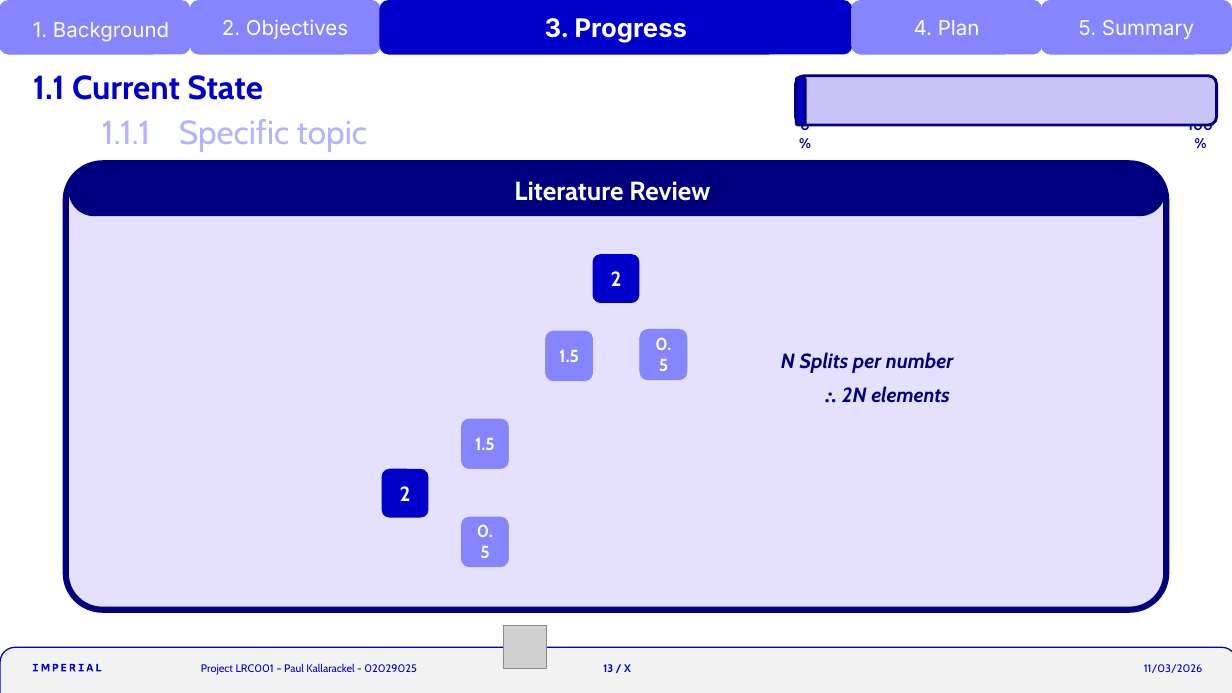
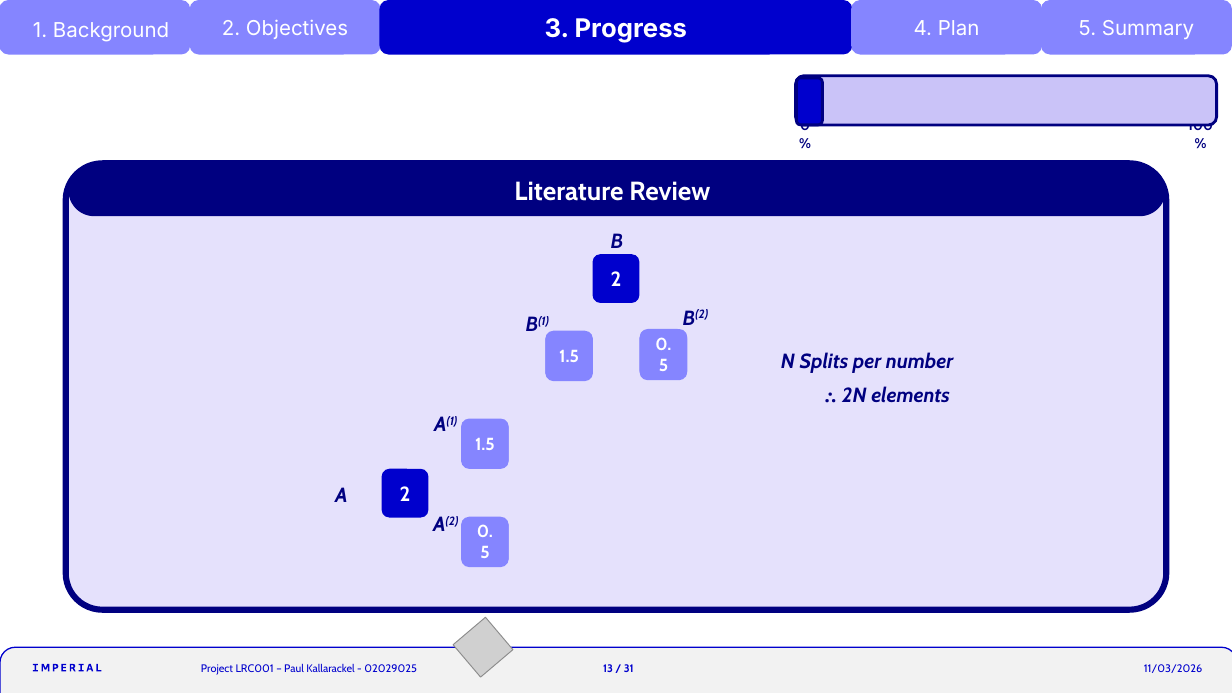
Before and after one commit to krackalackel02/FYP-Interim, a slide deck: slide 13 of Interim.pptm. Drawn at 1232x693 pixels with LibreOffice and Linux fonts; fonts in the diff are those of the drawing; grey boxes stand for pictures. Boxes give left, top, right and bottom in pixels: in the first picture for what was removed or moved away, otherwise in the second. Text is boxed around its words. In the diff, an @@ line names an element or a change of style, - is before the commit and + after.

```diff
--- a/Interim.pptm
+++ b/Interim.pptm
@@ title removed at (33,75,263,100) @@
-1.1 Current State
@@ rounded rectangle: place and size @@
-rounded rectangle at (797,78,805,125)
+rounded rectangle at (797,78,823,125)
@@ text removed at (102,119,367,152) @@
-1.1.1 Specific topic
@@ text added at (611,233,624,248), 16 pt, text #000080, bold, italic @@
+B
@@ text added at (526,316,549,331), 16 pt, text #000080, bold, italic @@
+B(1)
@@ text added at (683,309,708,325), 16 pt, text #000080, bold, italic @@
+B(2)
@@ text added at (434,416,458,431), 16 pt, text #000080, bold, italic @@
+A(1)
@@ text added at (335,487,347,502), 16 pt, text #000080, bold, italic @@
+A
@@ text added at (433,516,459,531), 16 pt, text #000080, bold, italic @@
+A(2)
@@ picture at (453,617,513,677): rotation 90 to 49 degrees @@
@@ text at (603,664,634,672): text changed @@
-13 / X
+13 / 31
```
Also in this commit, not shown: 26 other slides changed, 4 slides added, 5 slides removed, 5 other files.
